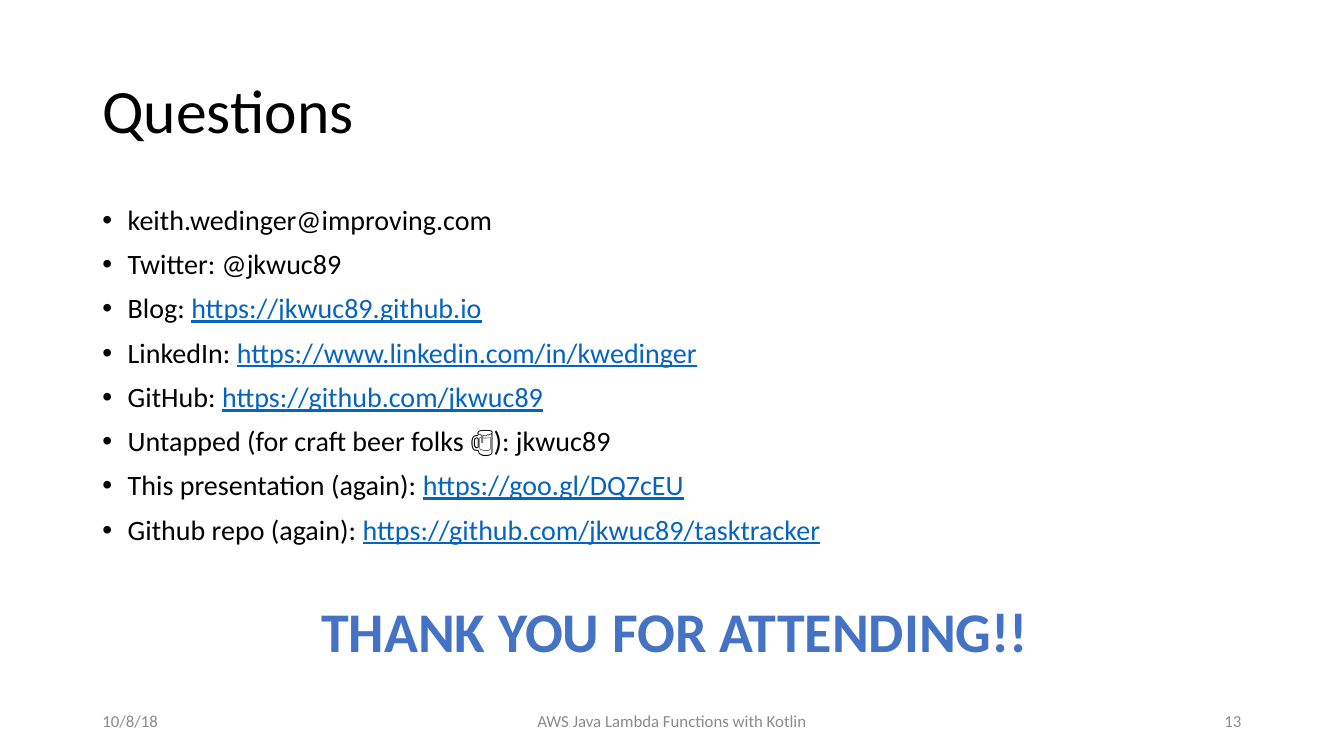
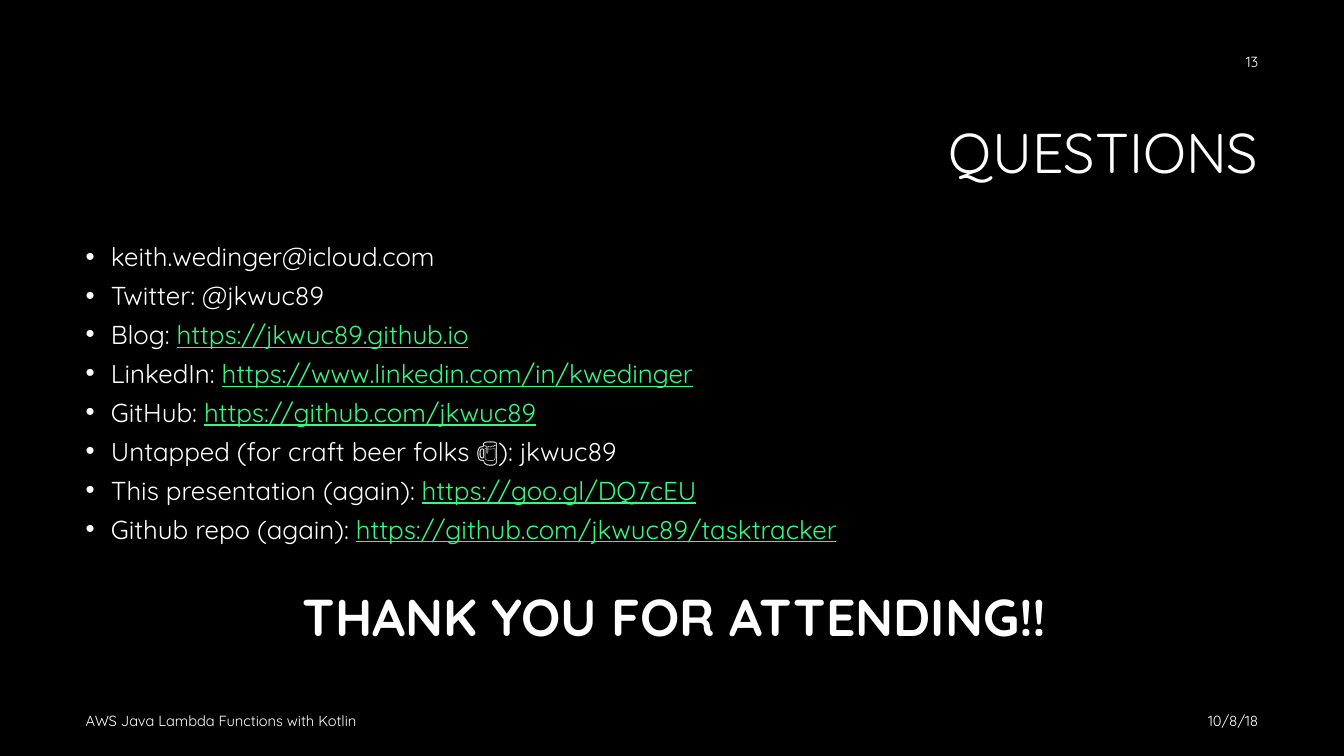
Before and after one commit to jkwuc89/Presentations, a slide deck: slide 13 of AWS Java Lambda Functions with Kotlin Ohio DevFest 2018.pptx. Drawn at 1344x756 pixels with LibreOffice and Linux fonts; fonts in the diff are those of the drawing; background and template pictures are left out. Boxes give left, top, right and bottom in pixels: in the first picture for what was removed or moved away, otherwise in the second. Text is boxed around its words. In the diff, an @@ line names an element or a change of style, - is before the commit and + after.

Commit message:
Updated theme

```diff
--- a/AWS Java Lambda Functions with Kotlin Ohio DevFest 2018.pptx
+++ b/AWS Java Lambda Functions with Kotlin Ohio DevFest 2018.pptx
@@ background #FFFFFF to #000000 @@
@@ page number: place and size @@
-page number at [1224,716,1241,727]
+page number at [1246,56,1258,67]
@@ page number at [1246,56,1258,67]: size 12 to 10.5 pt, font Calibri to Quicksand, text colour #8C8C8C to #FFFFFF @@
@@ title at [949,133,1258,183]: text changed; size 44 to 40 pt; font Calibri to Quicksand; text colour #000000 to #FFFFFF @@
-Questions
+QUESTIONS
@@ text "keith.wedinger@icloud.com": place and size @@
-text "keith.wedinger@icloud.com" at [128,210,1028,653]
+text "keith.wedinger@icloud.com" at [111,247,1046,637]
@@ text at [111,247,435,271]: text changed; size 20 to 18.5 pt; font Calibri to Quicksand; text colour #000000 to #FFFFFF @@
-• keith.wedinger@improving.com
+• keith.wedinger@icloud.com
@@ text at [111,286,1046,637]: size 20 to 18.5 pt in "Twitter: @jkwuc89", "Blog: https://jkwuc89.github.io", "LinkedIn: https://www.linkedin.com/in/kwedinger", "GitHub: https://github.com/jkwuc89" and 3 more places; font Calibri to Quicksand; text colour #000000 to #FFFFFF in "Twitter: @jkwuc89", "Blog:", "LinkedIn:", "GitHub:" and 3 more places; text colour #0563C1 to #35FA7F in "https://jkwuc89.github.io", "https://www.linkedin.com/in/kwedinger", "https://github.com/jkwuc89", "https://goo.gl/DQ7cEU" and 1 more places; size 40 to 37 pt, text colour #4472C4 to #FFFFFF in "THANK YOU FOR ATTENDING!!"; line spacing 0.9 to 0.8 @@
@@ text "AWS Java Lambda Functions with ...": place and size @@
-text "AWS Java Lambda Functions with ..." at [537,715,806,727]
+text "AWS Java Lambda Functions with ..." at [86,715,356,726]
@@ text "AWS Java Lambda Functions with ..." at [86,715,356,726]: size 12 to 10.5 pt, font Calibri to Quicksand, text colour #8C8C8C to #FFFFFF; alignment centre to left @@
@@ text "10/8/18": place and size @@
-text "10/8/18" at [102,715,157,728]
+text "10/8/18" at [1208,714,1258,728]
@@ text "10/8/18" at [1208,714,1258,728]: size 12 to 10.5 pt, font Calibri to Quicksand, text colour #8C8C8C to #FFFFFF; alignment left to right @@
```
Also in this commit, not shown: 12 other slides changed.
